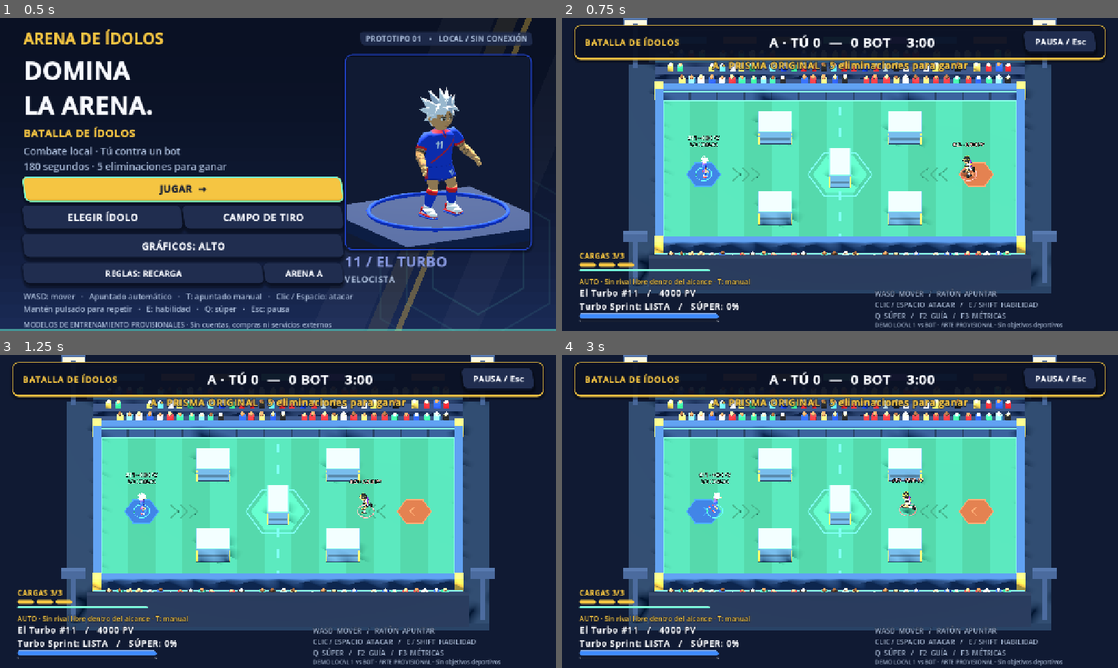
Above: before the commit, frames 1-4 (two rows, left to right).
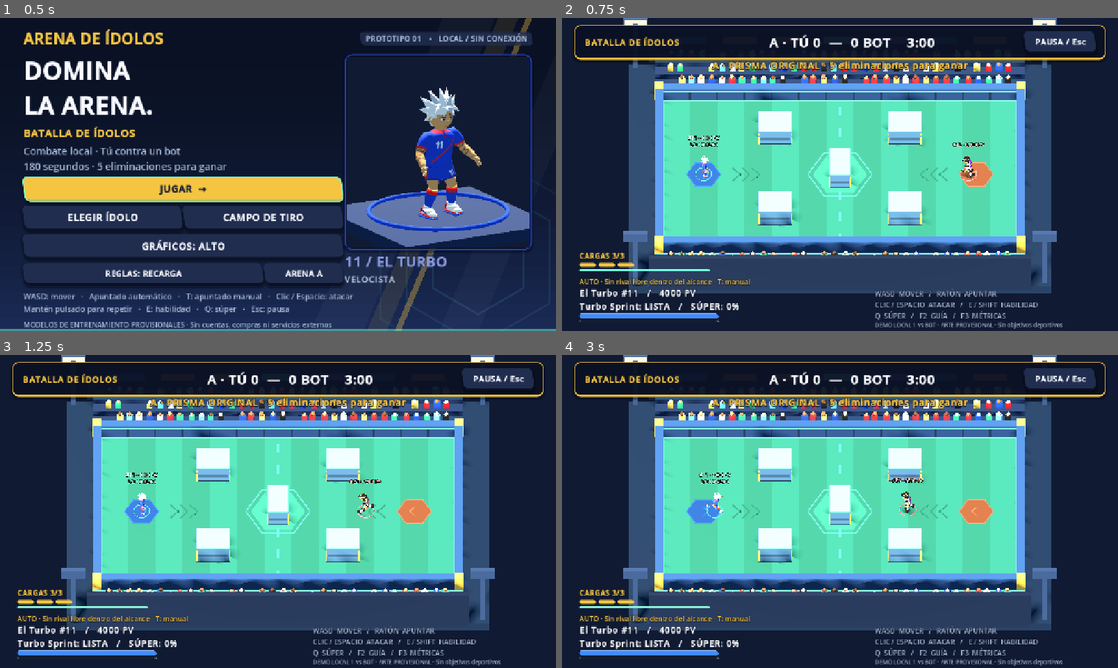
Above: after the commit, the same moments.

Repository: openweb-cl/arena-idol
Game: Godot game, scene res://scenes/menu/main.tscn
Same seed, same stepped clock (60 frames per second), same inputs: the game is played once before the commit and once after it.
Inputs (mouse positions are in pixels of both pictures, inside the frame that each line leads up to):
- Up to frame 1 (0.5 s): no input
- Up to frame 2 (0.75 s): click "JUGAR →" at 0.5 s
- Up to frame 3 (1.25 s): no input
- Up to frame 4 (3 s): click "PAUSA / Esc" at 1.25 s; click "REVANCHA / REINICIAR" at 2 s; tap Enter at 2.75 s; move the mouse to (962, 495) at 2.77 s; hold D from 2.78 s (still down); tap L at 2.85 s; click (962, 495) at 2.92 s

Frame 1 is identical in both runs. In frame 2, less than 0.1% of the frame differs, in the area x 26-75%, y 45-52%; in frame 3, less than 0.1%; in frame 4, less than 0.1%, in the area x 26-64%, y 43-51%.

Commit message:
cambio: zancada sincronizada con la velocidad para no patinar
run se reproducía siempre a escala 1 (pies a ~3,3 m/s con Turbo a 7,8 m/s).
CharacterVisual ajusta speed_scale de run según la velocidad real y el
nuevo campo de arte run_clip_speed; Turbo usa zancada larga con fase aérea
(run_clip_speed 3,9). run_pose acepta stride; los demás héroes no cambian.

Co-Authored-By: Claude Opus 5.5 <noreply@anthropic.com>

Diff:
--- a/game/data/characters/turbo.tres
+++ b/game/data/characters/turbo.tres
@@ -22,3 +22,4 @@
 super_damage = 2300
 ammo = ExtResource("3")
 model_scene = ExtResource("4")
+run_clip_speed = 3.9
--- a/game/scripts/actors/character_visual.gd
+++ b/game/scripts/actors/character_visual.gd
@@ -82,6 +82,9 @@
 		var clip := "celebrate" if celebration else ("run" if speed_ratio > 0.08 else "idle")
 		if action_time <= 0 and animation_player.has_animation(clip) and animation_player.current_animation != clip:
 			animation_player.play(clip, 0.12)
+		# La zancada sigue a la velocidad real para que los pies no patinen sobre el suelo.
+		var running := animation_player.current_animation == "run"
+		animation_player.speed_scale = clampf(speed_ratio * definition.speed / definition.run_clip_speed, 0.8, 2.2) if running else 1.0
 		return
 	if model == null or limbs.size() != 4:
 		return
--- a/game/scripts/core/character_definition.gd
+++ b/game/scripts/core/character_definition.gd
@@ -29,3 +29,5 @@
 @export var model_scene: PackedScene
 @export var model_scale: Vector3 = Vector3.ONE
 @export var model_rotation_degrees: Vector3 = Vector3.ZERO
+## m/s que avanzan los pies en el clip `run` a escala 1; ajusta su velocidad para no patinar.
+@export_range(1, 10, 0.1) var run_clip_speed: float = 3.3
Binary file changed: game/assets/models/turbo/turbo.glb
Not shown, changed: art/lib/hero_kit.py
Not shown, changed: art/turbo/build_turbo.py
Not shown, changed: art/turbo/turbo.blend
